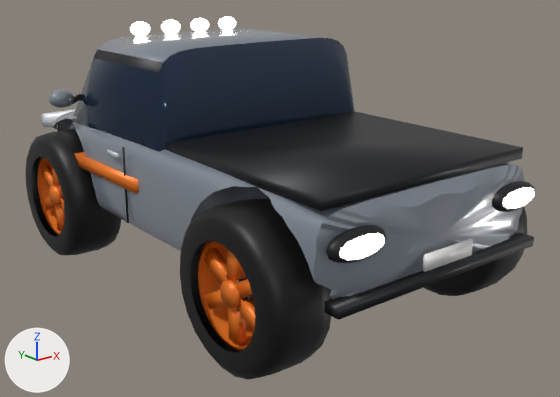
Before and after pictures for a commit that changed the glTF model godot/assets/cars/rhino.glb.
Before and after are seen from a camera (50 mm lens) standing at (-3.73, -5.06, 2.59) and looking at (0.16, -0.19, 0.65). Lighting does not change. The marker at lower left points along +X, +Y and +Z. The older version comes first. Vertices at exactly the same position are counted once.

The first picture shows 'Body', 'Wheel_FL', 'Wheel_RL', 'Wheel_RR'.
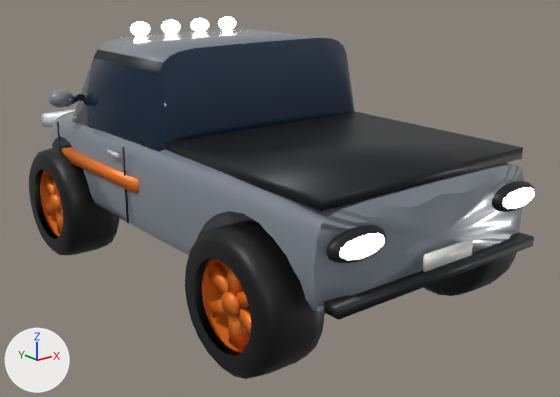
What differs and where, as boxes [x1, y1, x2, y2] in the pictures (560 x 397 px; the box of a moved part takes in the faces that stretch with it):
'Wheel_RL', reshaped, moved (7% narrower, 12% shorter): before [180, 199, 331, 380]; after [185, 220, 325, 379]
'Wheel_FL', reshaped, moved (13% shorter): before [25, 129, 121, 255]; after [29, 145, 120, 255]
'Wheel_RR', reshaped, moved: before [424, 206, 527, 296]; after [424, 252, 517, 296]
part 1 of me_body, moved or reshaped: before [136, 170, 355, 299]; after [136, 176, 355, 314]
part 2 of me_body, moved or reshaped: before [53, 117, 141, 230]; after [52, 117, 141, 230]
part 3 of me_body, moved or reshaped (mostly hidden): [507, 207, 523, 239] in both
part 4 of me_wheel_fl, moved or reshaped: before [25, 129, 121, 255]; after [29, 145, 120, 255]
part 5 of me_wheel_fl, moved or reshaped: before [37, 157, 61, 235]; after [40, 170, 60, 237]
part 6 of me_wheel_fl, moved or reshaped (mostly hidden): before [52, 167, 60, 188]; after [53, 181, 59, 197]
part 7 of me_wheel_fl, moved or reshaped (mostly hidden): before [55, 204, 65, 231]; after [56, 211, 63, 234]
part 8 of me_wheel_fl, moved or reshaped: before [41, 165, 65, 214]; after [44, 176, 63, 217]
part 9 of me_wheel_rl, moved or reshaped: before [180, 199, 331, 380]; after [185, 220, 325, 379]
part 10 of me_wheel_rl, moved or reshaped: before [197, 241, 254, 352]; after [201, 259, 250, 355]
part 11 of me_wheel_rl, moved or reshaped: before [227, 249, 246, 285]; after [227, 266, 243, 297]
part 12 of me_wheel_rl, moved or reshaped: before [228, 307, 247, 344]; after [228, 316, 247, 348]
part 13 of me_wheel_rl, moved or reshaped: before [204, 248, 256, 332]; after [208, 262, 251, 337]

The change, as a list of edits to the scene's bpy script:
```text
Change me_body:
    remove me_body.from_pydata(...)  # 2054 vertices, 3965 faces; spans x -1.23..1.23, y -2.13..2.32, z 0.45..2.06
    add me_body.from_pydata(...)  # 2091 vertices, 4040 faces; spans x -1.23..1.23, y -2.13..2.32, z 0.45..2.06
    me_body part 1: 7 vertices moved from x -1.07..-0.64, y -2.0..-0.69, z 0.51..1.04 to x -1.07..-0.64, y -1.96..-0.77, z 0.51..1.01; 68 vertices removed from x -1.08..-0.6, y -2.01..-0.69, z 0.51..1.22; 67 vertices added at x -1.08..-0.6, y -1.96..-0.77, z 0.51..1.15
    me_body part 2: 2 vertices moved from x -1.07..-0.6, y 0.88, z 1.02..1.03 to x -1.06..-0.6, y 1.13..1.2, z 1.02..1.05; 63 vertices removed from x -1.08..-0.6, y 0.69..1.96, z 0.52..1.22; 81 vertices added at x -1.08..-0.6, y 0.77..1.94, z 0.52..1.21
    me_body part 3: 6 vertices moved from x 0.64..1.05, y -1.96..-0.69, z 0.51..1.13 to x 0.64..1.05, y -1.83..-0.77, z 0.51..1.07; 67 vertices removed from x 0.6..1.08, y -2.01..-0.69, z 0.51..1.22; 67 vertices added at x 0.6..1.08, y -1.96..-0.77, z 0.51..1.15
    other edits to the shape of me_body do not show in these pictures
Change me_wheel_fl:
    remove me_wheel_fl.from_pydata(...)  # 418 vertices, 712 faces; spans x -0.245..0.245, y -0.56..0.56, z -0.554..0.554
    add me_wheel_fl.from_pydata(...)  # 418 vertices, 712 faces; spans x -0.245..0.245, y -0.49..0.49, z -0.485..0.485
    me_wheel_fl part 4: the loose piece of 176 vertices spanning x -0.245..0.245, y -0.56..0.56, z -0.554..0.554 is scaled about its middle by (1, 0.875, 0.875)
    me_wheel_fl part 5: the loose piece of 110 vertices spanning x -0.187..0.192, y -0.384..0.384, z -0.38..0.38 is scaled about its middle by (1, 0.875, 0.875)
    me_wheel_fl part 6: the loose piece of 8 vertices spanning x -0.155..-0.085, y -0.05..0.05, z 0.07..0.336 is scaled about the mesh origin by (1, 1, 0.875)
    me_wheel_fl part 7: the loose piece of 8 vertices spanning x -0.155..-0.085, y -0.05..0.05, z -0.336..-0.07 is scaled about the mesh origin by (1, 1, 0.875)
    me_wheel_fl part 8: 32 of 418 vertices moved; they spanned x -0.155..-0.085, y -0.316..0.316, z -0.211..0.211 and now span x -0.155..-0.085, y -0.28..0.28, z -0.19..0.19; mean shift (0.0, 0.0, 0.0); largest move (-0.155, 0.266, -0.211) -> (-0.155, 0.23, -0.19)
    other edits to the shape of me_wheel_fl do not show in these pictures
Change me_wheel_rl:
    remove me_wheel_rl.from_pydata(...)  # 418 vertices, 712 faces; spans x -0.245..0.245, y -0.56..0.56, z -0.554..0.554
    add me_wheel_rl.from_pydata(...)  # 418 vertices, 712 faces; spans x -0.245..0.245, y -0.49..0.49, z -0.485..0.485
    me_wheel_rl part 9: the loose piece of 176 vertices spanning x -0.245..0.245, y -0.56..0.56, z -0.554..0.554 is scaled about its middle by (1, 0.875, 0.875)
    me_wheel_rl part 10: the loose piece of 110 vertices spanning x -0.187..0.192, y -0.384..0.384, z -0.38..0.38 is scaled about its middle by (1, 0.875, 0.875)
    me_wheel_rl part 11: the loose piece of 8 vertices spanning x -0.155..-0.085, y -0.05..0.05, z 0.07..0.336 is scaled about the mesh origin by (1, 1, 0.875)
    me_wheel_rl part 12: the loose piece of 8 vertices spanning x -0.155..-0.085, y -0.05..0.05, z -0.336..-0.07 is scaled about the mesh origin by (1, 1, 0.875)
    me_wheel_rl part 13: 32 of 418 vertices moved; they spanned x -0.155..-0.085, y -0.316..0.316, z -0.211..0.211 and now span x -0.155..-0.085, y -0.28..0.28, z -0.19..0.19; mean shift (0.0, 0.0, 0.0); largest move (-0.155, 0.266, -0.211) -> (-0.155, 0.23, -0.19)
    other edits to the shape of me_wheel_rl do not show in these pictures
Change me_wheel_rr:
    remove me_wheel_rr.from_pydata(...)  # 418 vertices, 712 faces; spans x -0.245..0.245, y -0.56..0.56, z -0.554..0.554
    add me_wheel_rr.from_pydata(...)  # 418 vertices, 712 faces; spans x -0.245..0.245, y -0.49..0.49, z -0.485..0.485
    me_wheel_rr part 14: the loose piece of 176 vertices spanning x -0.245..0.245, y -0.56..0.56, z -0.554..0.554 is scaled about its middle by (1, 0.875, 0.875)
    other edits to the shape of me_wheel_rr do not show in these pictures
Change ob_wheel_fl:
    ob_wheel_fl.location: (-1.0, 1.35, 0.56) -> (-1.0, 1.35, 0.49)
Change ob_wheel_rl:
    ob_wheel_rl.location: (-1.0, -1.35, 0.56) -> (-1.0, -1.35, 0.49)
Change ob_wheel_rr:
    ob_wheel_rr.location: (1.0, -1.35, 0.56) -> (1.0, -1.35, 0.49)
```
